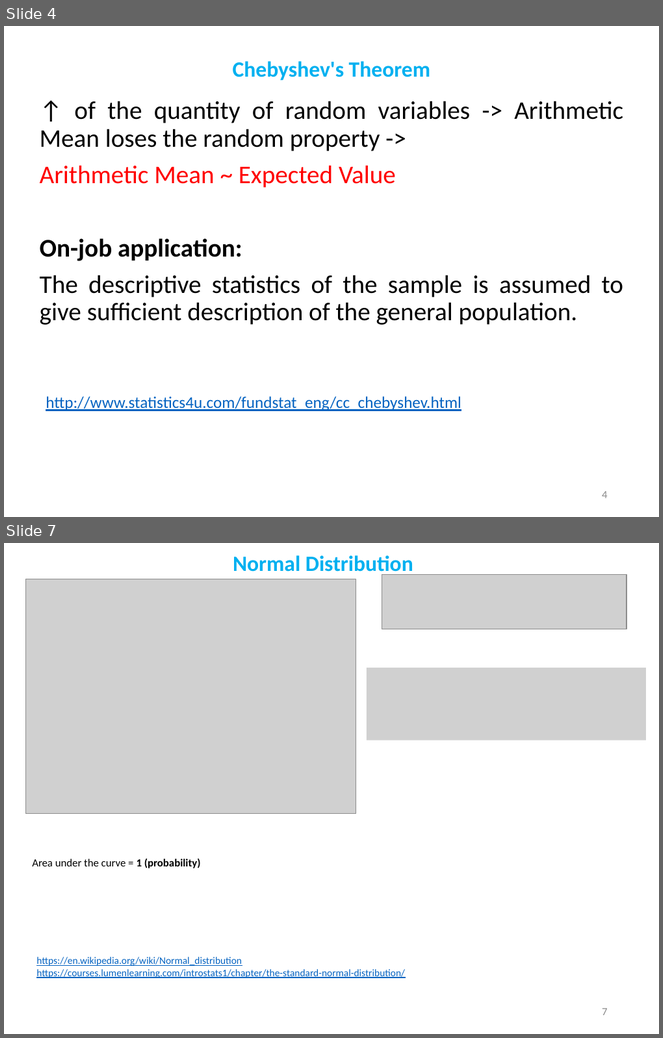
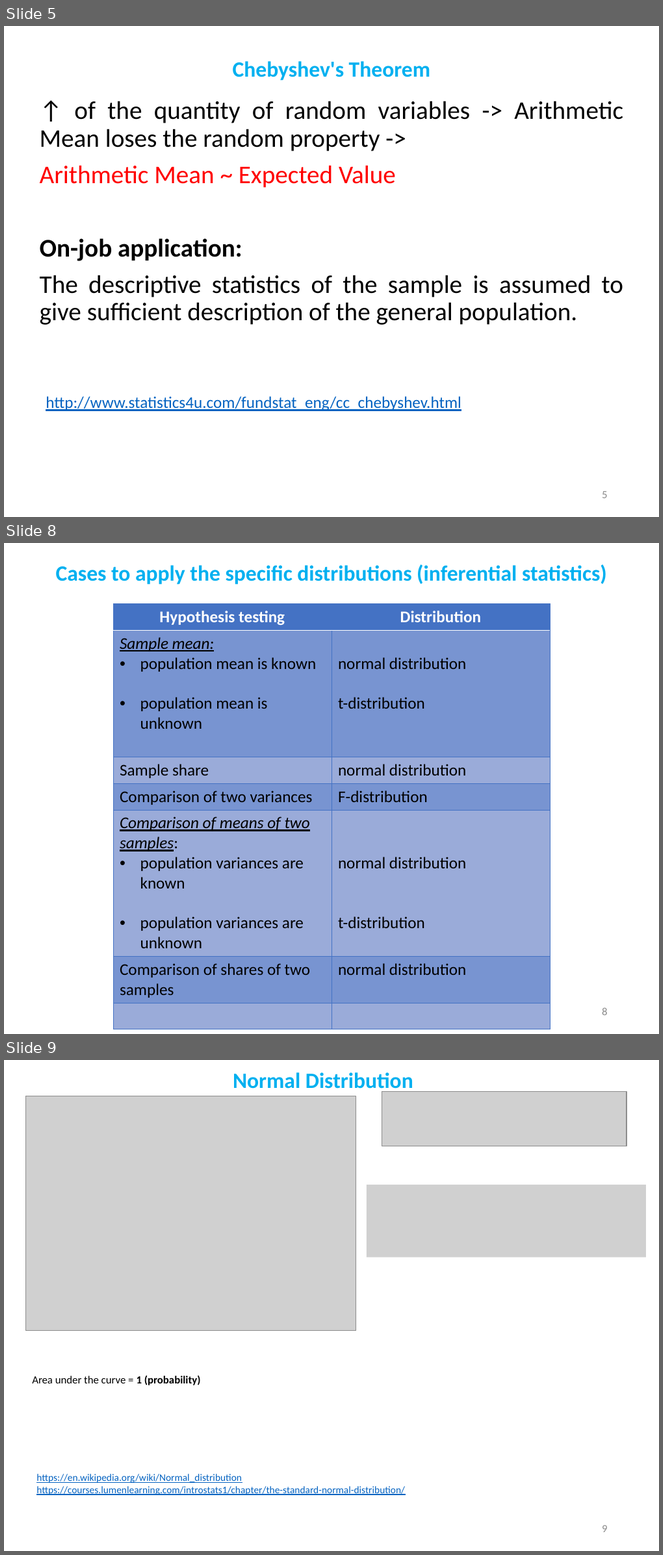
Before and after one commit to demydd/Basic-Machine-Learning-Course-for-Developers, a slide deck: Distributions.pptx. Shown one above the other, each under a label of ours: slides 4 and 7 before the commit, slides 5, 8 and 9 after it; the slides between them are not shown. The pictures are 663x1038 and 663x1555 pixels, drawn with LibreOffice and Linux fonts; fonts in the diff are those of the drawing; grey boxes stand for pictures. Boxes give left, top, right and bottom in pixels: in the first picture for what was removed or moved away, otherwise in the second. Text is boxed around its words. In the diff, an @@ line names an element or a change of style, - is before the commit and + after.

```diff
--- a/Distributions.pptx
+++ b/Distributions.pptx
@@ slide 8 added at (4,543,659,1034), background #FFFFFF @@
@@ title added at (56,564,607,585), 24 pt, text #00B0F0, bold @@
+Cases to apply the specific distributions (inferential statistics)
@@ table added at (113,604,550,1025), 7 rows, 2 columns @@
+Hypothesis testing | Distribution
+Sample mean: / population mean is known / population mean is unknown | normal distribution / t-distribution
+Sample share | normal distribution
+Comparison of two variances | F-distribution
+Comparison of means of two samples: / population variances are known / population variances are unknown | normal distribution / t-distribution
+Comparison of shares of two samples | normal distribution
+ | 
@@ page number added at (602,1008,607,1016), 12 pt, text #8C8C8C @@
+8
@@ what was slide 4 is now slide 5 @@
@@ page number at (602,491,607,499): text changed @@
-4
+5
@@ what was slide 7 is now slide 9 @@
@@ page number at (602,1525,607,1533): text changed @@
-7
+9
```
Also in this commit, not shown: 7 slides changed, 1 other slide added, 1 other file.
